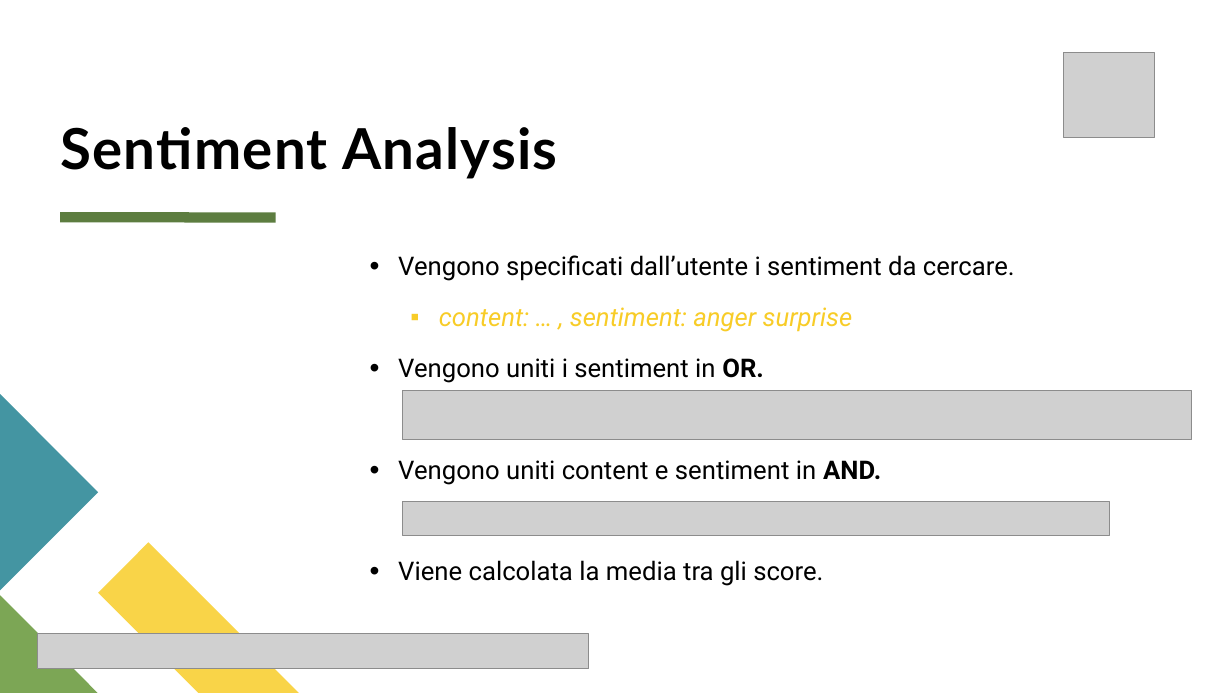
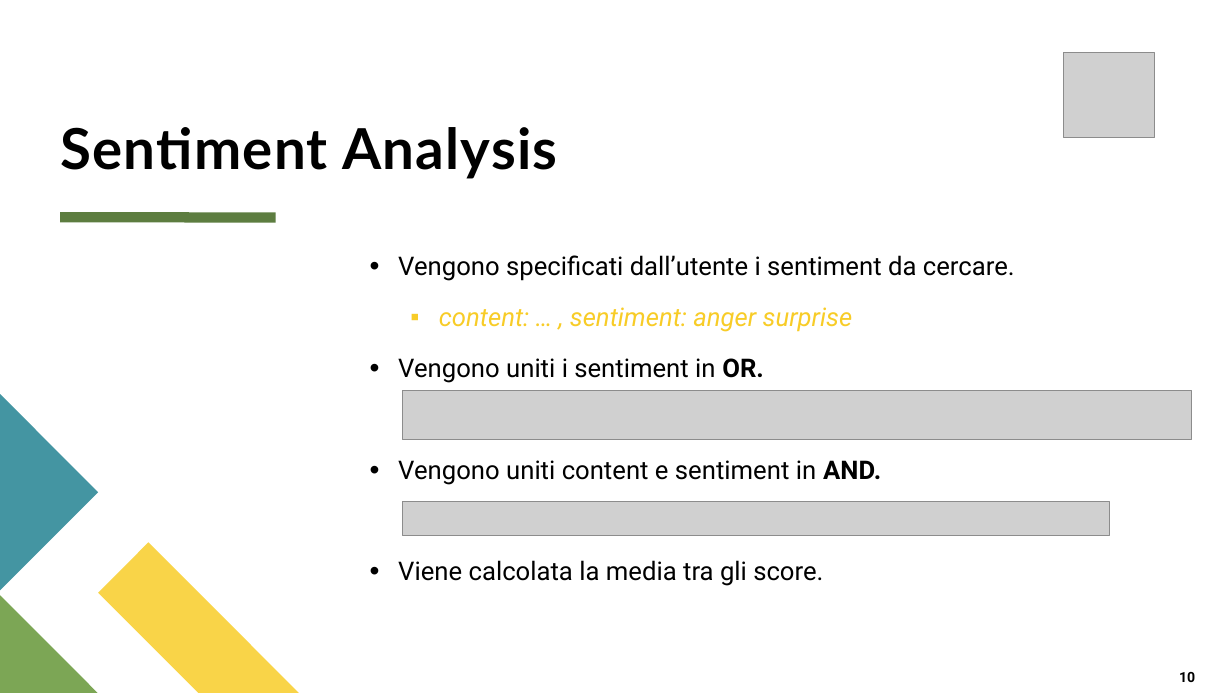
Before and after one commit to dennyciccia/full-text-search-engine, a slide deck: slide 10 of presentazione/Presentazione search engine.pptx. Drawn at 1232x693 pixels with LibreOffice and Linux fonts; fonts in the diff are those of the drawing; grey boxes stand for pictures. Boxes give left, top, right and bottom in pixels: in the first picture for what was removed or moved away, otherwise in the second. Text is boxed around its words. In the diff, an @@ line names an element or a change of style, - is before the commit and + after.

Commit message:
update

```diff
--- a/presentazione/Presentazione search engine.pptx
+++ b/presentazione/Presentazione search engine.pptx
@@ picture removed at bbox=[37, 634, 589, 669] @@
@@ page number added at bbox=[1179, 672, 1195, 682], 11 pt, text #000000, bold @@
+10
```
Also in this commit, not shown: 7 other slides changed, 3 slides added, 10 slides removed.
